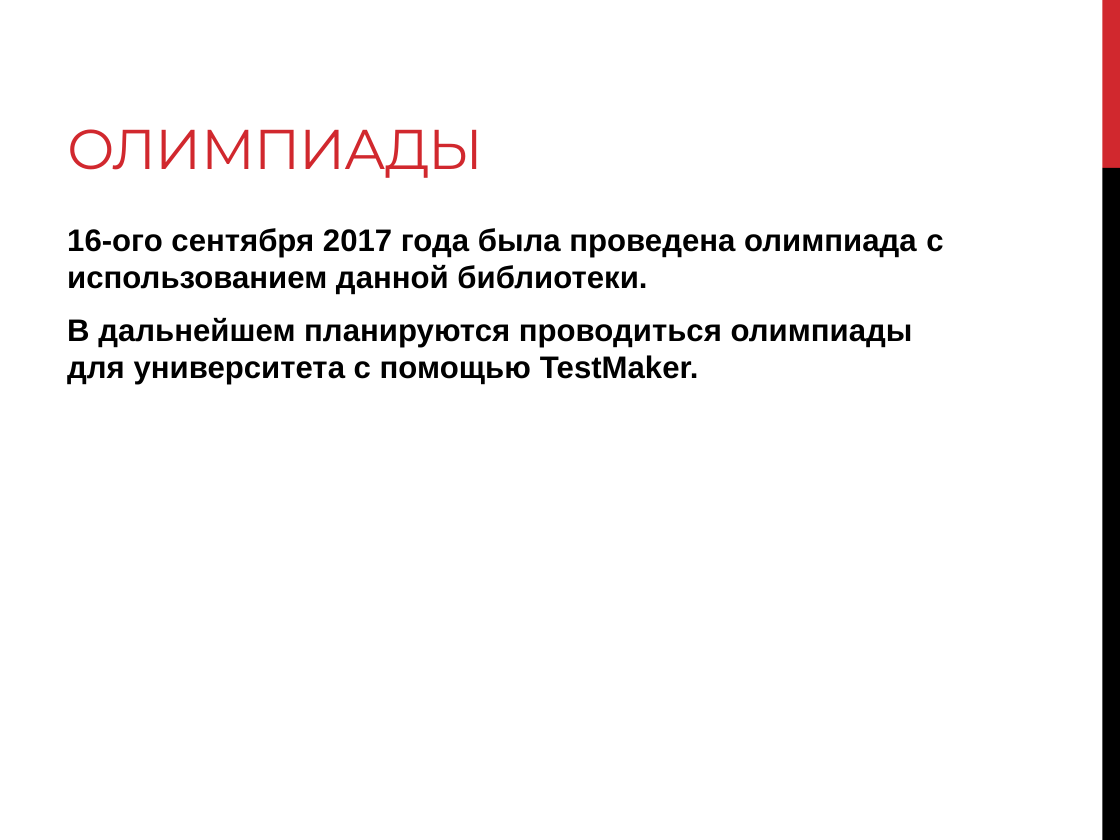
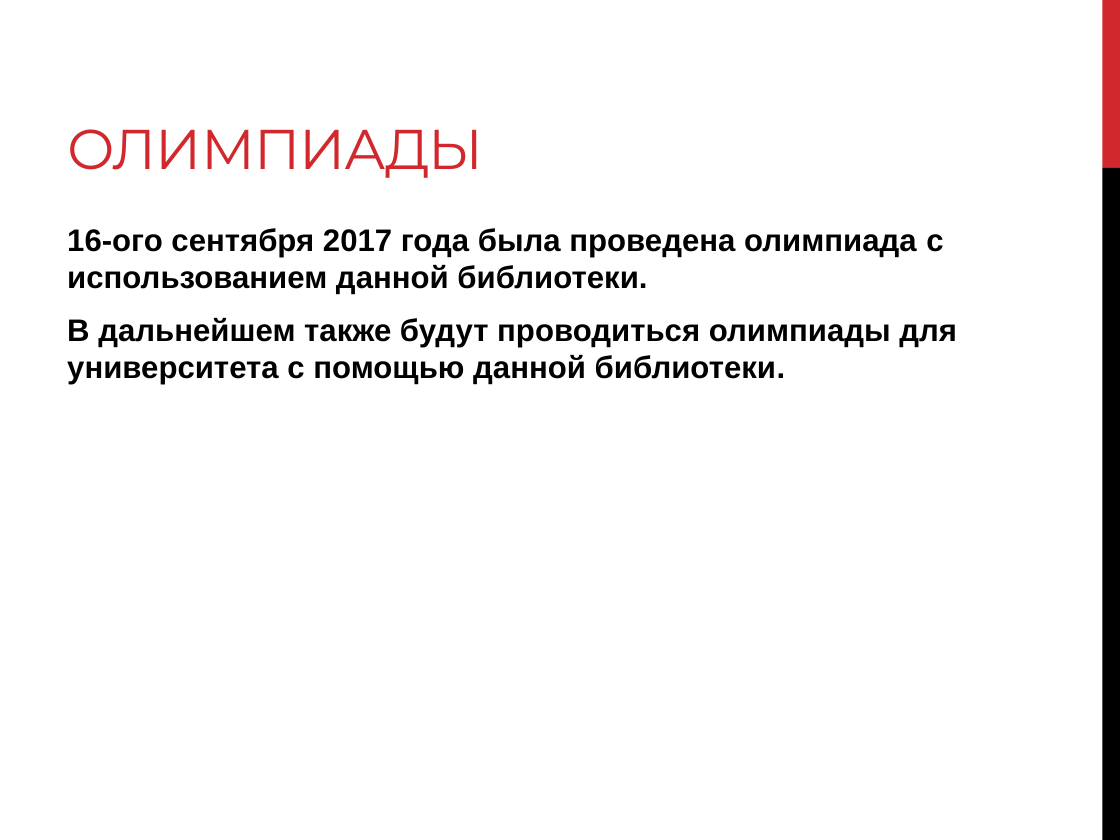
Before and after one commit to levonoganesyan/TestMaker, a slide deck: slide 25 of Diploma.pptx (slide 21 before the commit). Drawn at 1120x840 pixels with LibreOffice and Linux fonts; fonts in the diff are those of the drawing. Boxes give left, top, right and bottom in pixels: in the first picture for what was removed or moved away, otherwise in the second. Text is boxed around its words. In the diff, an @@ line names an element or a change of style, - is before the commit and + after.

```diff
--- a/Diploma.pptx
+++ b/Diploma.pptx
@@ text at [67, 318, 957, 385]: text changed @@
-В дальнейшем планируются проводиться олимпиады для университета с помощью TestMaker.
+В дальнейшем также будут проводиться олимпиады для университета с помощью данной библиотеки.
```
Also in this commit, not shown: 8 other slides changed, 5 slides added, 5 other files.
